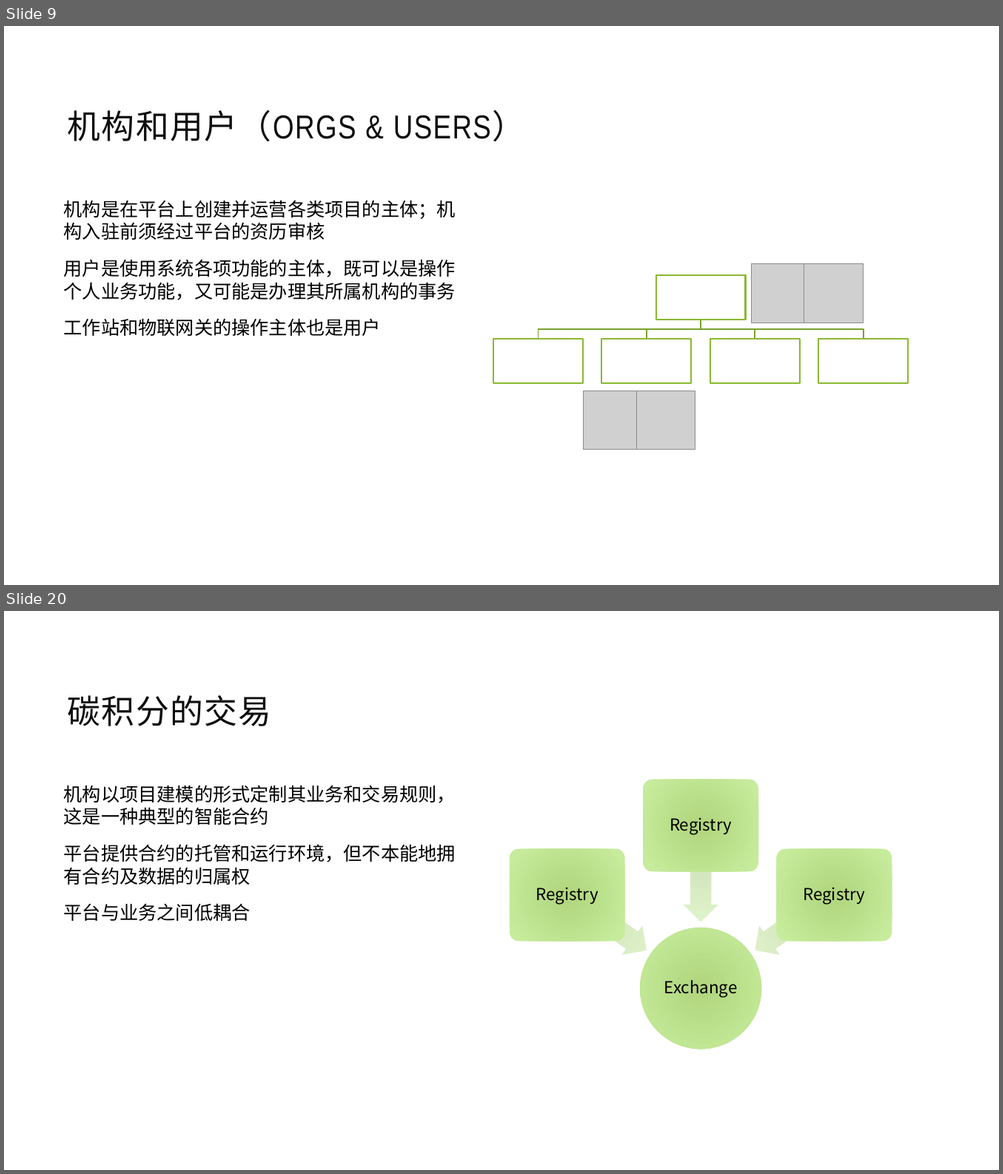
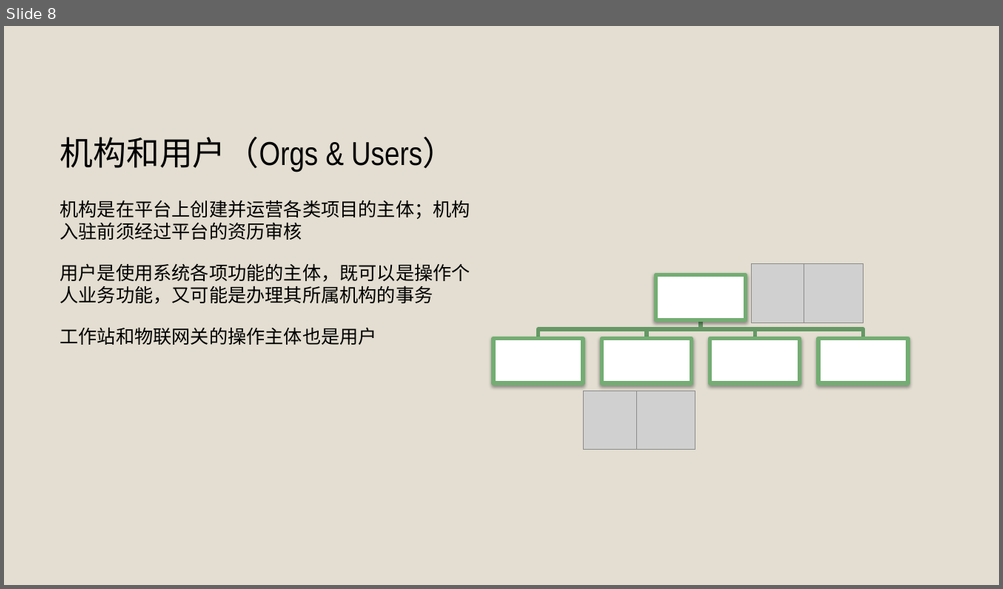
Before and after one commit to jzgi/chainfx, a slide deck: Docs/品链框架.pptx. Shown one above the other, each under a label of ours: slides 9 and 20 before the commit, slide 8 after it; the slides between them are not shown. The pictures are 1003x1174 and 1003x589 pixels, drawn with LibreOffice and Linux fonts; fonts in the diff are those of the drawing; grey boxes stand for pictures. Boxes give left, top, right and bottom in pixels: in the first picture for what was removed or moved away, otherwise in the second. Text is boxed around its words. In the diff, an @@ line names an element or a change of style, - is before the commit and + after.

```diff
--- a/Docs/品链框架.pptx
+++ b/Docs/品链框架.pptx
@@ slide 20 removed at bbox=[4, 611, 999, 1170], background #FFFFFF @@
@@ title removed at bbox=[68, 695, 272, 726] @@
-碳积分的交易
@@ text removed at bbox=[64, 785, 455, 921] @@
-机构以项目建模的形式定制其业务和交易规则，这是一种典型的智能合约
-平台提供合约的托管和运行环境，但不本能地拥有合约及数据的归属权
-平台与业务之间低耦合
@@ group removed at bbox=[509, 780, 892, 1050]: 4 texts, 3 left arrows, 3 rounded rectangles, 1 ellipse @@
-Exchange
-Registry
-Registry
-Registry
@@ what was slide 9 is now slide 8 @@
@@ slide 8 changed as well @@
@@ background #FFFFFF to #E3DED1 @@
@@ title "机构和用户（Orgs & Users）" at bbox=[60, 137, 455, 173]: vertical alignment middle to bottom @@
@@ title at bbox=[60, 137, 455, 173]: text changed; text colour #0D0D0D to #000000 @@
-机构和用户（ORGS & USERS）
+机构和用户（Orgs & Users）
@@ text "机构是在平台上创建并运营各类项目的主体；机构入驻前须经过平台的资历审核" at bbox=[60, 200, 470, 345]: more space between paragraphs @@
@@ outline #7BA32D 1.25 pt to #669966 3.78 pt in 4 elements at bbox=[701, 320, 864, 338], bbox=[701, 320, 755, 338], bbox=[646, 320, 701, 338], bbox=[538, 320, 701, 338] @@
@@ outline #8BB833 1.5 pt to #73AD73 3.82 pt; shadow on in 5 elements at bbox=[656, 275, 745, 320], bbox=[493, 338, 583, 383], bbox=[602, 338, 691, 383], bbox=[710, 338, 800, 383], bbox=[819, 338, 908, 383] @@
```
Also in this commit, not shown: 4 other slides changed, 3 slides added, 15 other slides removed, 1 other file.
